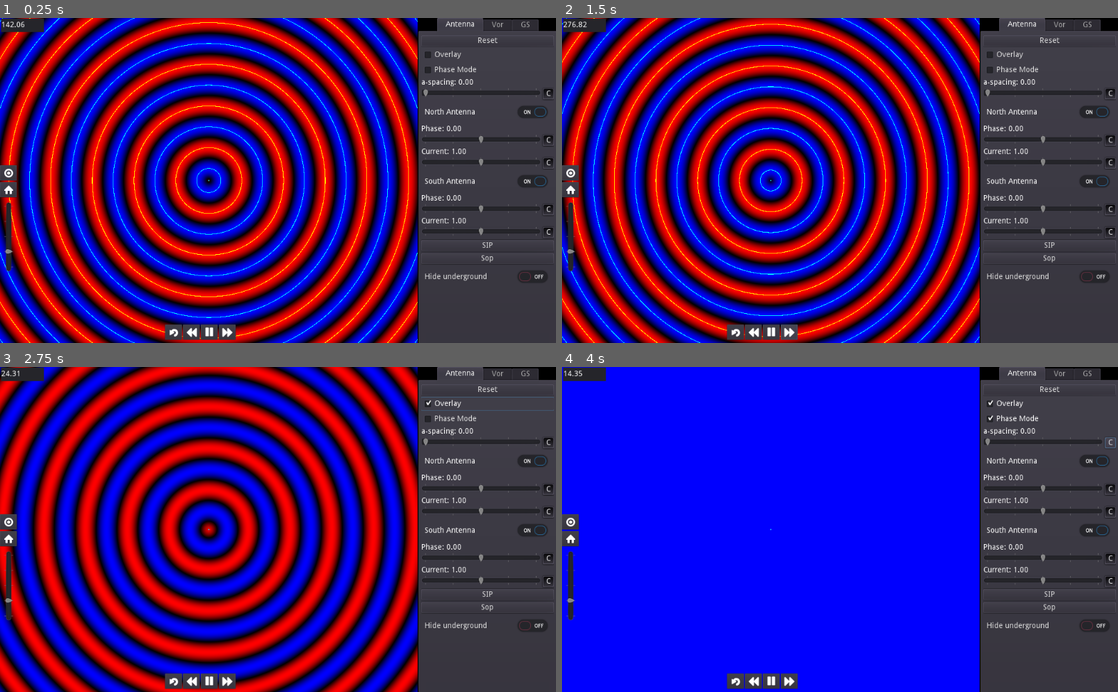
Above: before the commit, frames 1-4 (two rows, left to right).
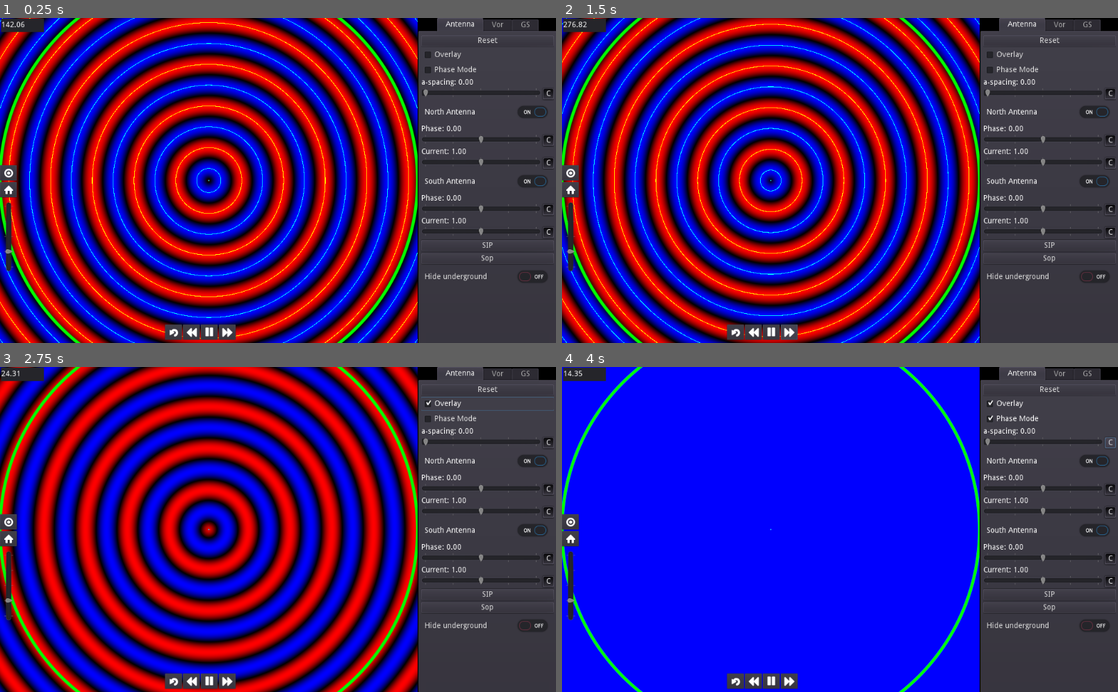
Above: after the commit, the same moments.

Repository: scapegoat57/NavSim
Game: Godot game, scene res://AntennaGraph.tscn
The game is run twice, just before and just after one commit, with the same random seed, the same clock (stepped at 60 frames per second) and the same inputs.
Inputs (mouse positions are in pixels of both pictures, inside the frame that each line leads up to):
- Up to frame 1 (0.25 s): no input
- Up to frame 2 (1.5 s): click (751, 333) at 0.5 s; click (789, 333) at 1.25 s
- Up to frame 3 (2.75 s): click "Overlay" at 2 s
- Up to frame 4 (4 s): click "Phase Mode" at 2.75 s; click "C" at 3.5 s

The runs differ from the first frame. In frame 1, 1.5% of the frame differs, in the area x 0-76%, y 0-100%; in frame 2, 1.5%; in frame 3, 1.5%; in frame 4, 1.5%.

Commit message:
Update radiation_shader.tres
Add circle() to draw unfilled circles

Diff:
--- a/project/radiation_shader.tres
+++ b/project/radiation_shader.tres
@@ -63,10 +63,18 @@
 	return phase;
 }
 
-float circle(vec2 dot_pos, vec2 world_pos,float radius)
+float filled_circle(vec2 dot_pos, vec2 world_pos,float radius)
 {
 	vec2 position=dot_pos-world_pos;
 	return 1.0-smoothstep(radius, radius + 0.001, dot(position, position) * 4.0);
+}
+
+float circle(vec2 center, vec2 world_pos, float radius, float thickness)
+{
+	thickness/=2.0;
+	float dist=distance(center, world_pos);
+	dist = min(dist, 2.0 * radius - dist);
+	return smoothstep(radius-thickness, radius-thickness/2.0, dist);
 }
 
 void fragment(){
@@ -114,9 +122,9 @@
 			COLOR=vec4(max(0, -dott), 0, max(0, dott), 1);
 		}
 	}
-	COLOR=mix(COLOR,vec4(1,0,1,1),circle(ant1_pos,uv_to_world(UV.xy),0.0001) * ant1_enabled);
-	COLOR=mix(COLOR,vec4(0,1,1,1),circle(ant2_pos,uv_to_world(UV.xy),0.0001) * ant2_enabled);
-	COLOR=mix(COLOR,vec4(1,1,0,1),circle(ant3_pos,uv_to_world(UV.xy),0.0001) * ant3_enabled);
-	COLOR=mix(COLOR,vec4(1,1,1,1),circle(ant4_pos,uv_to_world(UV.xy),0.0001) * ant4_enabled);
-
+	COLOR=mix(COLOR,vec4(1,0,1,1),filled_circle(ant1_pos,uv_to_world(UV.xy),0.0001) * ant1_enabled);
+	COLOR=mix(COLOR,vec4(0,1,1,1),filled_circle(ant2_pos,uv_to_world(UV.xy),0.0001) * ant2_enabled);
+	COLOR=mix(COLOR,vec4(1,1,0,1),filled_circle(ant3_pos,uv_to_world(UV.xy),0.0001) * ant3_enabled);
+	COLOR=mix(COLOR,vec4(1,1,1,1),filled_circle(ant4_pos,uv_to_world(UV.xy),0.0001) * ant4_enabled);
+	COLOR=mix(COLOR,vec4(0,1,0,1), circle(vec2(0), world_pos, 5.0, 0.1));
 }"
